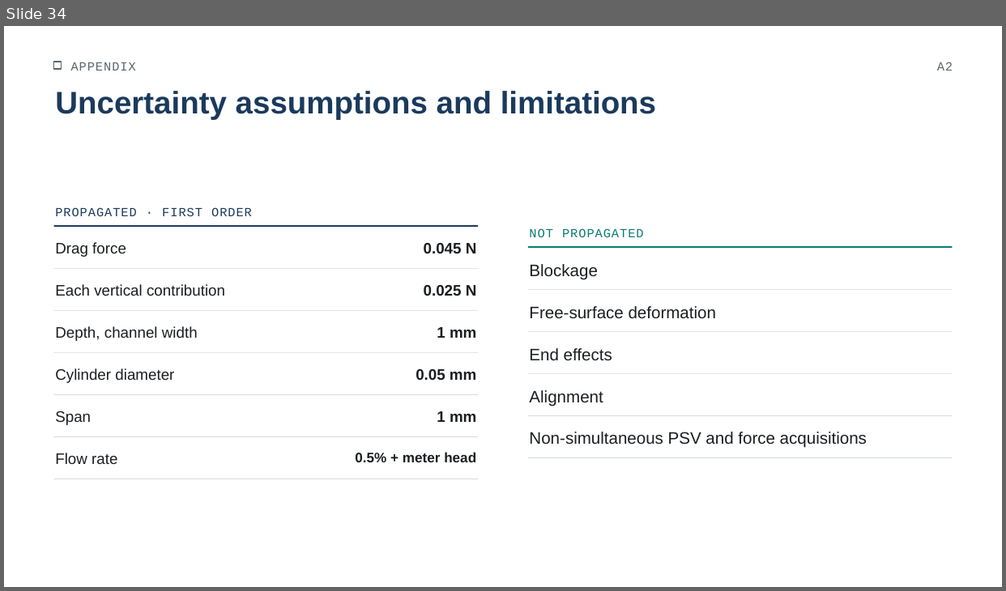
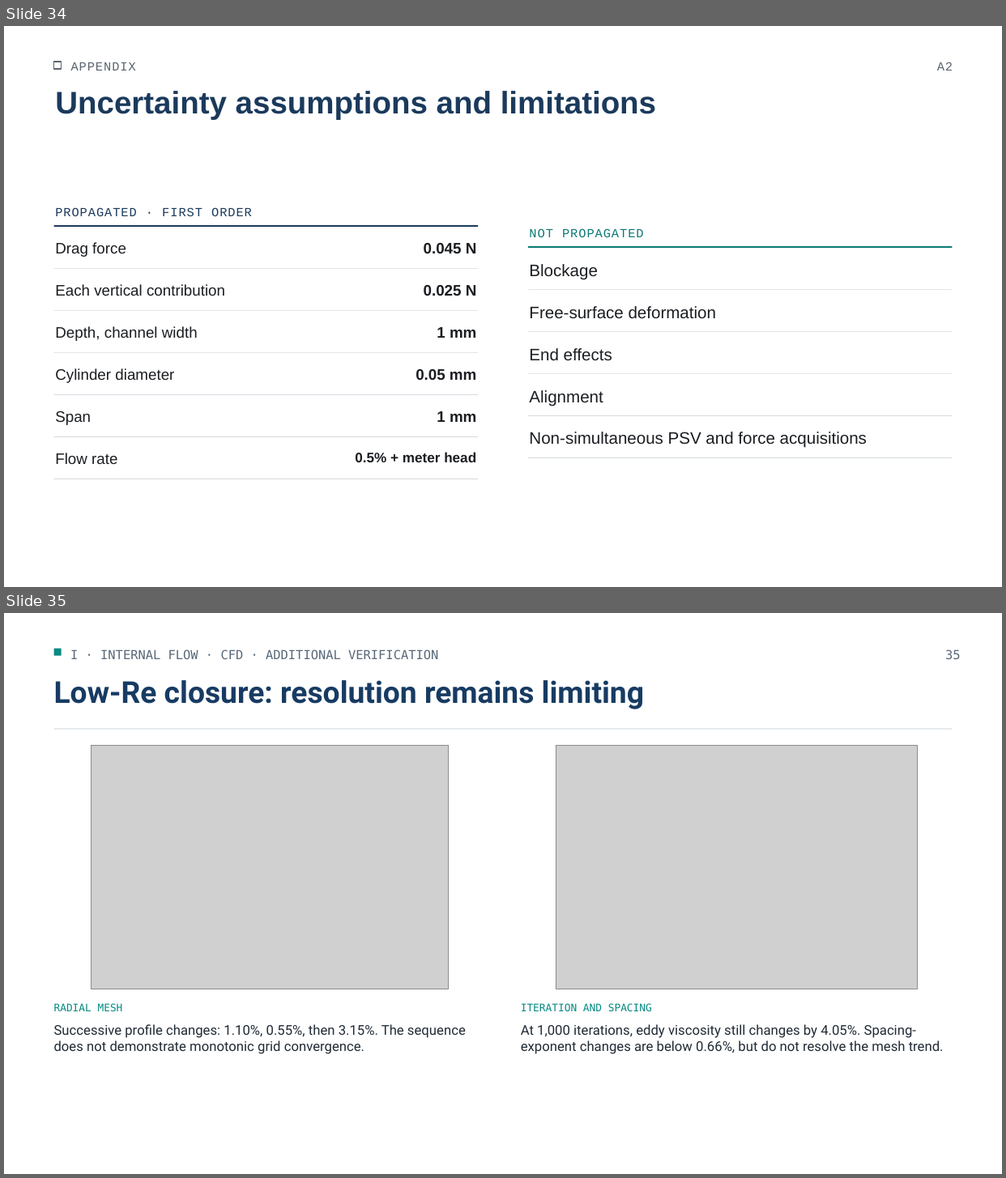
Before and after one commit to antonio-arbizzani-tonelli/fluid-flow-verification-validation, a slide deck: presentation/fluid_flow_verification_validation.pptx. Shown one above the other, each under a label of ours: slide 34 before the commit, slides 34 and 35 after it. The pictures are 1006x591 and 1006x1178 pixels, drawn with LibreOffice and Linux fonts; fonts in the diff are those of the drawing; grey boxes stand for pictures. Boxes give left, top, right and bottom in pixels: in the first picture for what was removed or moved away, otherwise in the second. Text is boxed around its words. In the diff, an @@ line names an element or a change of style, - is before the commit and + after.

```diff
--- a/presentation/fluid_flow_verification_validation.pptx
+++ b/presentation/fluid_flow_verification_validation.pptx
@@ slide 35 added at [4, 613, 1002, 1174], background #FFFFFF @@
@@ rectangle added at [54, 649, 62, 656], fill #078A83 @@
@@ text added at [70, 649, 438, 659], 18 pt, text #596879 @@
+I · INTERNAL FLOW · CFD · ADDITIONAL VERIFICATION
@@ text added at [945, 649, 961, 659], 18 pt, text #596879 @@
+35
@@ text added at [54, 680, 644, 709], 43.5 pt, text #173B63, bold @@
+Low-Re closure: resolution remains limiting
@@ rectangle added at [54, 728, 952, 730], fill #D9E0E6 @@
@@ picture added at [91, 745, 448, 990] @@
@@ picture added at [556, 745, 917, 990] @@
@@ text added at [54, 1003, 123, 1012], 15 pt, text #078A83 @@
+RADIAL MESH
@@ text added at [54, 1024, 466, 1054], 19.5 pt, text #202A35 @@
+Successive profile changes: 1.10%, 0.55%, then 3.15%. The sequence does not demonstrate monotonic grid convergence.
@@ text added at [521, 1003, 652, 1012], 15 pt, text #078A83 @@
+ITERATION AND SPACING
@@ text added at [521, 1024, 944, 1054], 19.5 pt, text #202A35 @@
+At 1,000 iterations, eddy viscosity still changes by 4.05%. Spacing-exponent changes are below 0.66%, but do not resolve the mesh trend.
```
Also in this commit, not shown: 21 slides changed, 1 other slide added, 27 other files.
